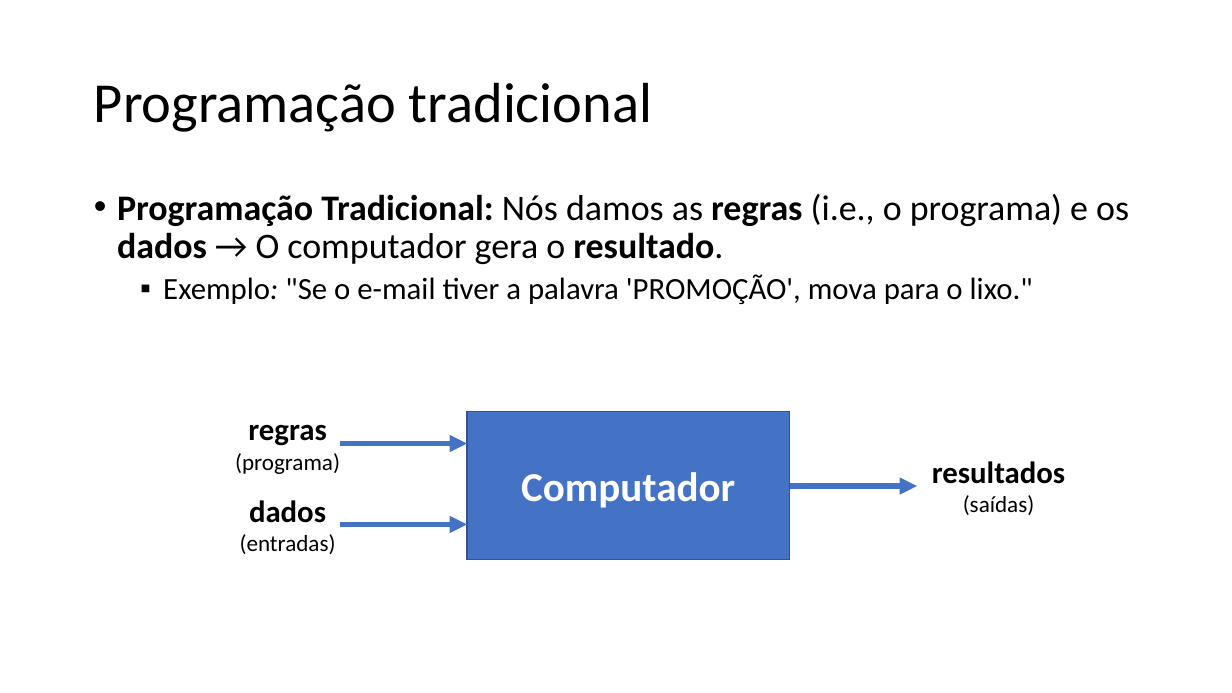
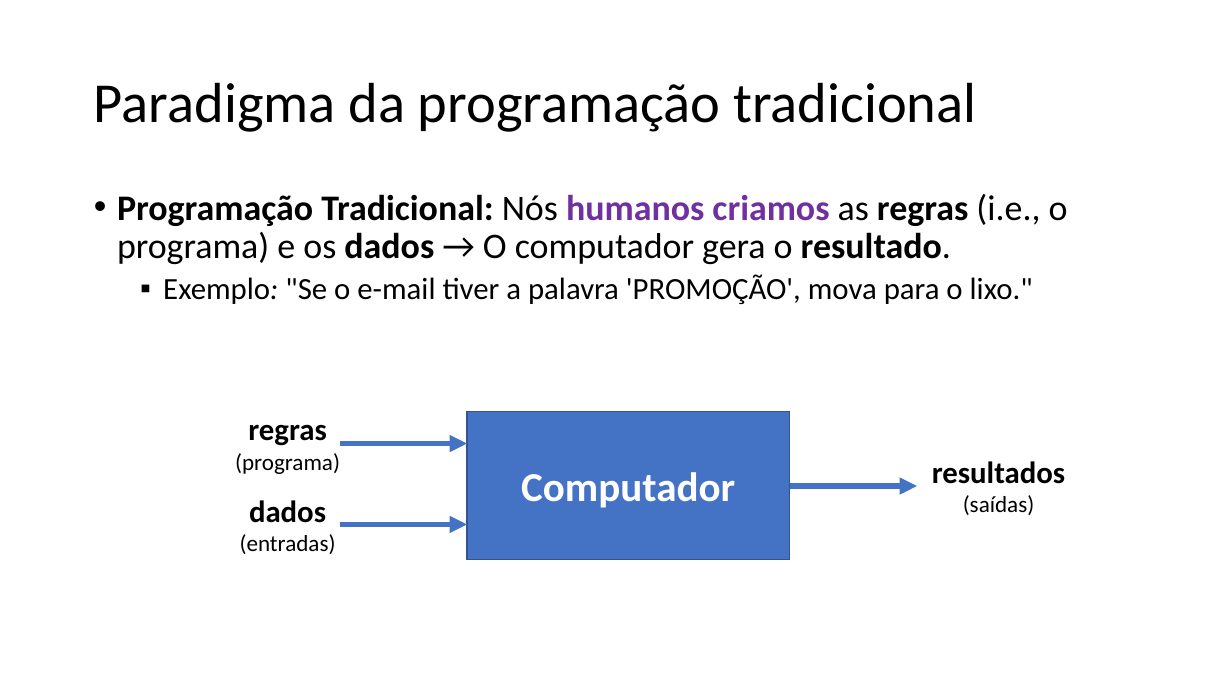
Before and after one commit to zz4fap/c24_inteligencia_artificial, a slide deck: slide 4 of slides/C24_Paradigmas.pptx. Drawn at 1232x693 pixels with LibreOffice and Linux fonts; fonts in the diff are those of the drawing. Boxes give left, top, right and bottom in pixels: in the first picture for what was removed or moved away, otherwise in the second. Text is boxed around its words. In the diff, an @@ line names an element or a change of style, - is before the commit and + after.

```diff
--- a/slides/C24_Paradigmas.pptx
+++ b/slides/C24_Paradigmas.pptx
@@ title at (x1=94, y1=82, x2=976, y2=132): text changed @@
-Programação tradicional
+Paradigma da programação tradicional
@@ text at (x1=117, y1=194, x2=1068, y2=264): text changed; bold on @@
-• Programação Tradicional: Nós damos as regras (i.e., o programa) e os dados → O computador gera o resultado.
+• Programação Tradicional: Nós humanos criamos as regras (i.e., o programa) e os dados → O computador gera o resultado.
```
Also in this commit, not shown: 12 other slides changed, 1 slide added, 1 other file.
